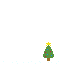
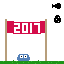
Comparing the layer stacks of the two 64×64 images. Changes:
showed "feed" over (52, 3, 61, 9)
showed "new_slime" over (54, 15, 61, 23)
added group "newyear" with 20 layers above "default" over (0, 19, 64, 64)
added layer "idle_newyear" in group "newyear" over (17, 54, 30, 61)
added layer "ground_newyear" in group "newyear" over (0, 19, 64, 64)
hid group "xmas" (20 layers) over (0, 36, 64, 64)
